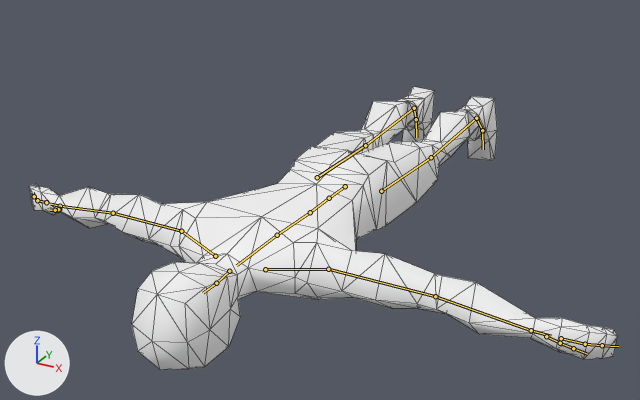
Before and after pictures for a commit that changed the glTF model assets/male_steroids.glb.
Rendered twice from a 50 mm camera at (116.7, -320.4, 111.3) aimed at (-7.4, -94.9, -1.4). The axes (+X, +Y, +Z) are drawn at lower left. The lights are the same throughout. The bones that bend it are drawn over the model as lines. Mesh edges are drawn as thin lines.

Objects in the first picture: 'male-steroids-mesh'.
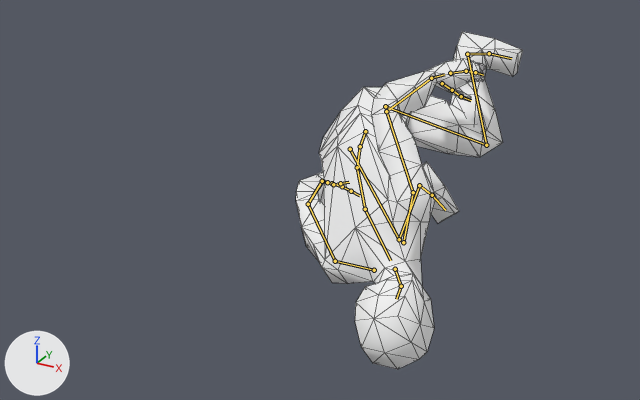
The newer file adds an action. The first version stands in its rest pose; the second is drawn at frame 3 of the action 'action-to-jump-right'.

Boxes (x1, y1, x2, y2) around the edits, measured in the pictures (640 x 400 px):
'male-steroids-mesh', posed (61% narrower, 19% taller)
    before: (29, 86, 617, 370)
    after: (296, 32, 523, 369)
bone 'mixamorig:Hips', root to tip
    before: (345, 186) to (329, 198)
    after: (365, 131) to (360, 146)
bone 'mixamorig:Spine', root to tip
    before: (329, 198) to (310, 212)
    after: (360, 146) to (357, 167)
bone 'mixamorig:Spine1', root to tip
    before: (310, 212) to (277, 235)
    after: (357, 167) to (365, 209)
bone 'mixamorig:Spine2', root to tip
    before: (277, 235) to (236, 265)
    after: (365, 209) to (390, 260)
bone 'mixamorig:Neck', root to tip
    before: (229, 271) to (216, 283)
    after: (395, 269) to (401, 286)
bone 'mixamorig:Head', root to tip
    before: (216, 283) to (203, 293)
    after: (401, 286) to (396, 299)
bone 'mixamorig:LeftShoulder', root to tip
    before: (265, 269) to (328, 269)
    after: (403, 242) to (413, 192)
bone 'mixamorig:LeftArm', root to tip
    before: (328, 269) to (435, 296)
    after: (413, 192) to (386, 111)
bone 'mixamorig:LeftForeArm', root to tip
    before: (435, 296) to (531, 330)
    after: (386, 111) to (431, 78)
bone 'mixamorig:LeftHand', root to tip
    before: (531, 330) to (551, 336)
    after: (431, 78) to (444, 74)
bone 'mixamorig:LeftHandThumb1', root to tip
    before: (546, 336) to (560, 343)
    after: (442, 83) to (452, 90)
bone 'mixamorig:LeftHandThumb2', root to tip
    before: (560, 343) to (573, 348)
    after: (452, 90) to (461, 96)
bone 'mixamorig:LeftHandIndex1', root to tip
    before: (561, 338) to (585, 344)
    after: (450, 73) to (466, 71)
bone 'mixamorig:LeftHandIndex2', root to tip
    before: (585, 344) to (602, 345)
    after: (466, 71) to (475, 72)
bone 'mixamorig:RightShoulder', root to tip
    before: (215, 256) to (181, 231)
    after: (374, 270) to (335, 261)
bone 'mixamorig:RightArm', root to tip
    before: (181, 231) to (113, 213)
    after: (335, 261) to (308, 204)
bone 'mixamorig:RightForeArm', root to tip
    before: (113, 213) to (60, 206)
    after: (308, 204) to (322, 181)
bone 'mixamorig:RightHand', root to tip
    before: (60, 206) to (51, 204)
    after: (322, 181) to (325, 182)
bone 'mixamorig:RightHandThumb1', root to tip
    before: (59, 209) to (58, 209)
    after: (332, 183) to (342, 186)
bone 'mixamorig:RightHandThumb2', root to tip
    before: (58, 209) to (55, 210)
    after: (342, 186) to (351, 191)
bone 'mixamorig:RightHandIndex1', root to tip
    before: (46, 202) to (37, 200)
    after: (327, 182) to (333, 184)
bone 'mixamorig:RightHandIndex2', root to tip
    before: (37, 200) to (34, 196)
    after: (333, 184) to (340, 183)
bone 'mixamorig:LeftUpLeg', root to tip
    before: (381, 191) to (431, 157)
    after: (385, 106) to (486, 145)
bone 'mixamorig:LeftLeg', root to tip
    before: (431, 157) to (476, 118)
    after: (486, 145) to (467, 54)
bone 'mixamorig:LeftFoot', root to tip
    before: (476, 118) to (482, 130)
    after: (467, 54) to (489, 53)
bone 'mixamorig:LeftToeBase', root to tip
    before: (482, 130) to (483, 149)
    after: (489, 53) to (511, 58)
bone 'mixamorig:RightUpLeg', root to tip
    before: (317, 177) to (365, 145)
    after: (350, 149) to (399, 239)
bone 'mixamorig:RightLeg', root to tip
    before: (365, 145) to (414, 108)
    after: (399, 239) to (419, 185)
bone 'mixamorig:RightFoot', root to tip
    before: (414, 108) to (416, 119)
    after: (419, 185) to (432, 195)

The change in detail:
Bone 'mixamorig:Hips' (bone_mixamorig_hips) moves from (0.0, 0.0, 0.0) to (-13.8, -42.8, -2.4).
Bone 'mixamorig:Hips' (bone_mixamorig_hips) turns from (0, 0, 0) to (18, 53, 0) degrees about its own x, y and z.
Bone 'mixamorig:Spine' (bone_mixamorig_spine) turns from (0, 0, 0) to (9, 0, 0) degrees about its own x, y and z.
Bone 'mixamorig:Spine1' (bone_mixamorig_spine1) turns from (0, 0, 0) to (17, -1, 0) degrees about its own x, y and z.
Bone 'mixamorig:Spine2' (bone_mixamorig_spine2) turns from (0, 0, 0) to (17, -1, 0) degrees about its own x, y and z.
Bone 'mixamorig:Neck' (bone_mixamorig_neck) turns from (0, 0, 0) to (-12, -6, 6) degrees about its own x, y and z.
Bone 'mixamorig:Head' (bone_mixamorig_head) turns from (0, 0, 0) to (-33, -16, 17) degrees about its own x, y and z.
Bone 'mixamorig:LeftShoulder' (bone_mixamorig_leftshoulder) turns from (0, 0, 0) to (14, 1, -4) degrees about its own x, y and z.
Bone 'mixamorig:LeftArm' (bone_mixamorig_leftarm) turns from (0, 0, 0) to (57, -4, -19) degrees about its own x, y and z.
Bone 'mixamorig:LeftForeArm' (bone_mixamorig_leftforearm) turns from (0, 0, 0) to (3, -7, 56) degrees about its own x, y and z.
Bone 'mixamorig:LeftHand' (bone_mixamorig_lefthand) turns from (0, 0, 0) to (-28, -1, 16) degrees about its own x, y and z.
Bone 'mixamorig:LeftHandThumb1' (bone_mixamorig_lefthandthumb1) turns from (0, 0, 0) to (-25, -7, 5) degrees about its own x, y and z.
Bone 'mixamorig:LeftHandThumb2' (bone_mixamorig_lefthandthumb2) turns from (0, 0, 0) to (5, 0, 5) degrees about its own x, y and z.
Bone 'mixamorig:LeftHandIndex1' (bone_mixamorig_lefthandindex1) turns from (0, 0, 0) to (-8, -3, -3) degrees about its own x, y and z.
Bone 'mixamorig:LeftHandIndex2' (bone_mixamorig_lefthandindex2) turns from (0, 0, 0) to (6, 0, 7) degrees about its own x, y and z.
Bone 'mixamorig:RightShoulder' (bone_mixamorig_rightshoulder) turns from (0, 0, 0) to (22, -3, 4) degrees about its own x, y and z.
Bone 'mixamorig:RightArm' (bone_mixamorig_rightarm) turns from (0, 0, 0) to (53, 12, 10) degrees about its own x, y and z.
Bone 'mixamorig:RightForeArm' (bone_mixamorig_rightforearm) turns from (0, 0, 0) to (6, 5, -34) degrees about its own x, y and z.
Bone 'mixamorig:RightHand' (bone_mixamorig_righthand) turns from (0, 0, 0) to (-26, 1, -15) degrees about its own x, y and z.
Bone 'mixamorig:RightHandThumb1' (bone_mixamorig_righthandthumb1) turns from (0, 0, 0) to (-16, -1, -31) degrees about its own x, y and z.
Bone 'mixamorig:RightHandThumb2' (bone_mixamorig_righthandthumb2) turns from (0, 0, 0) to (-4, 0, -3) degrees about its own x, y and z.
Bone 'mixamorig:RightHandIndex1' (bone_mixamorig_righthandindex1) turns from (0, 0, 0) to (-3, 3, -1) degrees about its own x, y and z.
Bone 'mixamorig:RightHandIndex2' (bone_mixamorig_righthandindex2) turns from (0, 0, 0) to (1, -1, -8) degrees about its own x, y and z.
Bone 'mixamorig:LeftUpLeg' (bone_mixamorig_leftupleg) turns from (0, 0, 0) to (85, -19, 19) degrees about its own x, y and z.
Bone 'mixamorig:LeftLeg' (bone_mixamorig_leftleg) turns from (0, 0, 0) to (-110, -1, -1) degrees about its own x, y and z.
Bone 'mixamorig:LeftFoot' (bone_mixamorig_leftfoot) turns from (0, 0, 0) to (35, -15, -10) degrees about its own x, y and z.
Bone 'mixamorig:LeftToeBase' (bone_mixamorig_lefttoebase) turns from (0, 0, 0) to (1, -1, 3) degrees about its own x, y and z.
Bone 'mixamorig:RightUpLeg' (bone_mixamorig_rightupleg) turns from (0, 0, 0) to (111, 19, -4) degrees about its own x, y and z.
Bone 'mixamorig:RightLeg' (bone_mixamorig_rightleg) turns from (0, 0, 0) to (-104, 3, 7) degrees about its own x, y and z.
Bone 'mixamorig:RightFoot' (bone_mixamorig_rightfoot) turns from (0, 0, 0) to (10, 6, 2) degrees about its own x, y and z.
